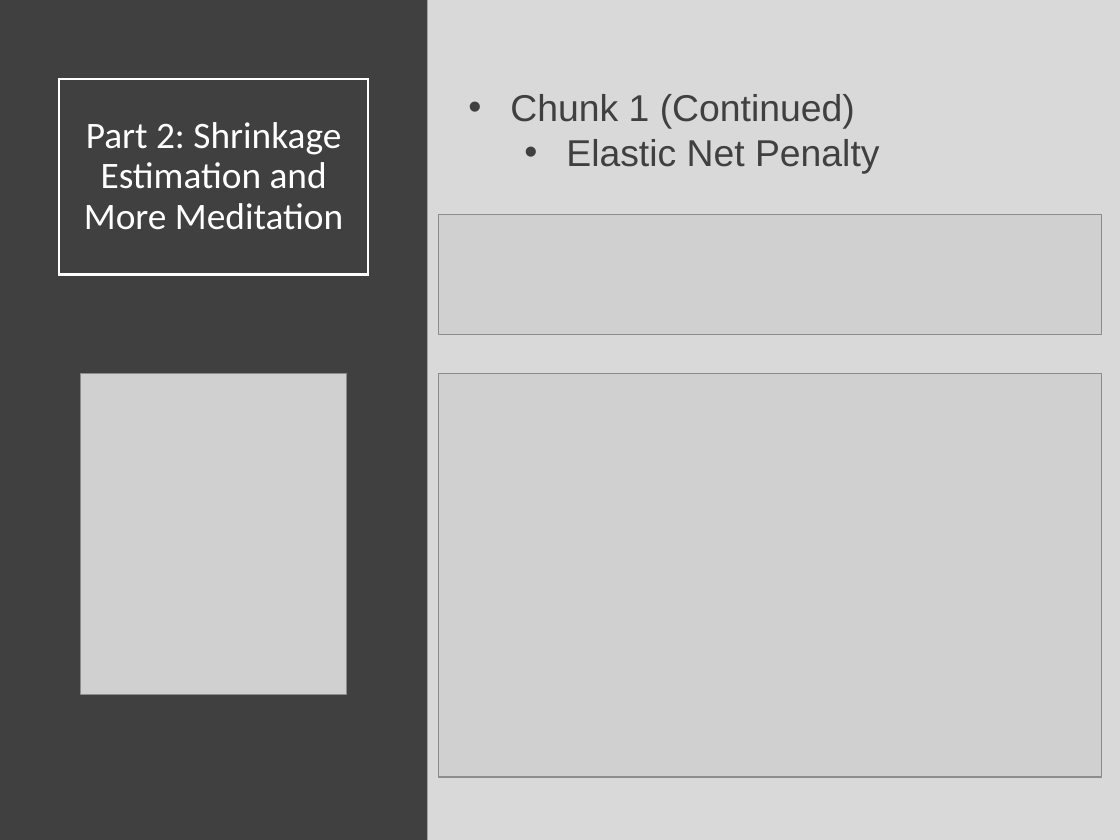
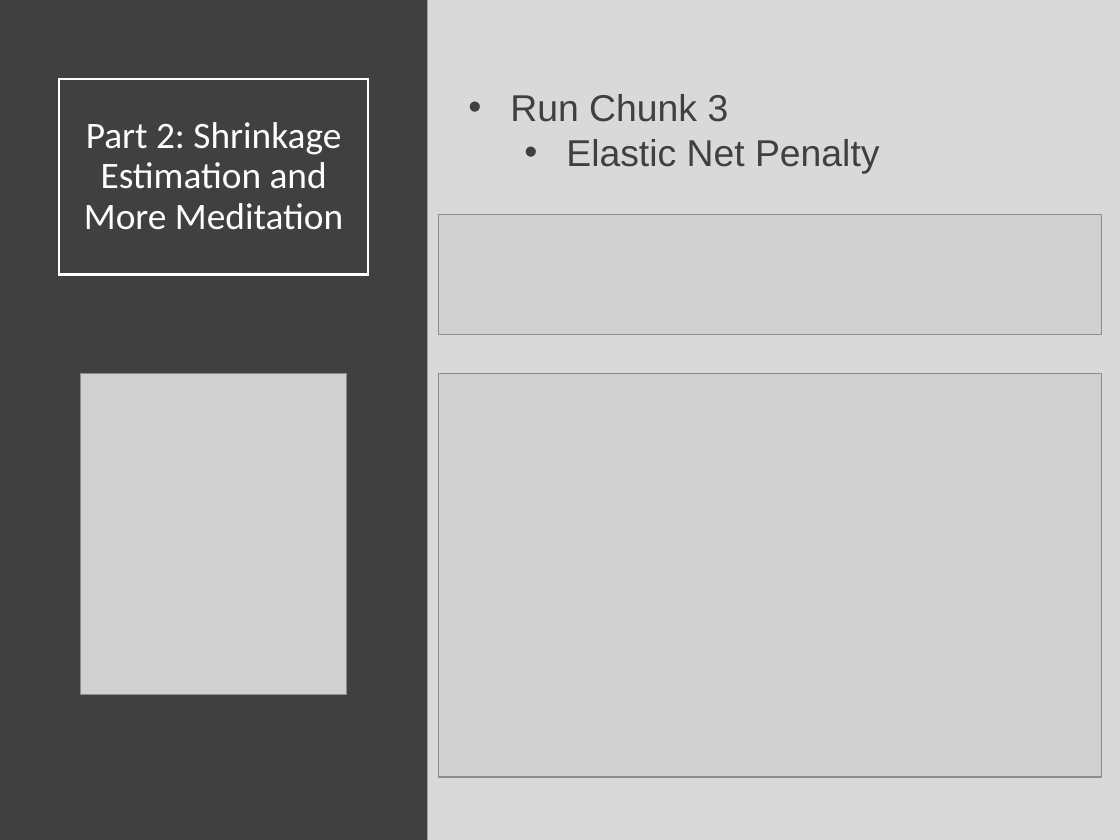
Before and after one commit to Yixf-Self/STOR320_WEBSITE, a slide deck: slide 25 of Lecture/Lecture 30/Lecture 30.pptx (slide 24 before the commit). Drawn at 1120x840 pixels with LibreOffice and Linux fonts; fonts in the diff are those of the drawing; grey boxes stand for pictures. Boxes give left, top, right and bottom in pixels: in the first picture for what was removed or moved away, otherwise in the second. Text is boxed around its words. In the diff, an @@ line names an element or a change of style, - is before the commit and + after.

Commit message:
Lecture Commit

```diff
--- a/Lecture/Lecture 30/Lecture 30.pptx
+++ b/Lecture/Lecture 30/Lecture 30.pptx
@@ text at (x1=510, y1=94, x2=729, y2=122): text changed @@
-• Chunk 1 (Continued)
+• Run Chunk 3
```
Also in this commit, not shown: 1 other slide changed, 8 slides removed, 7 other files.
